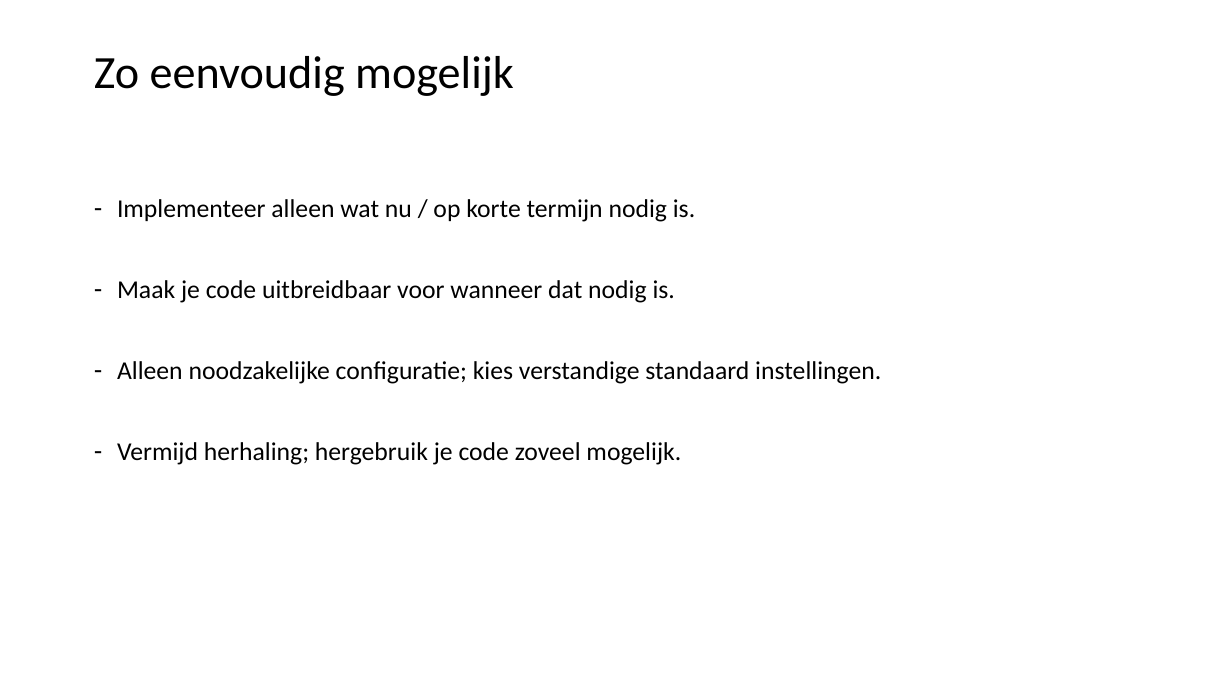
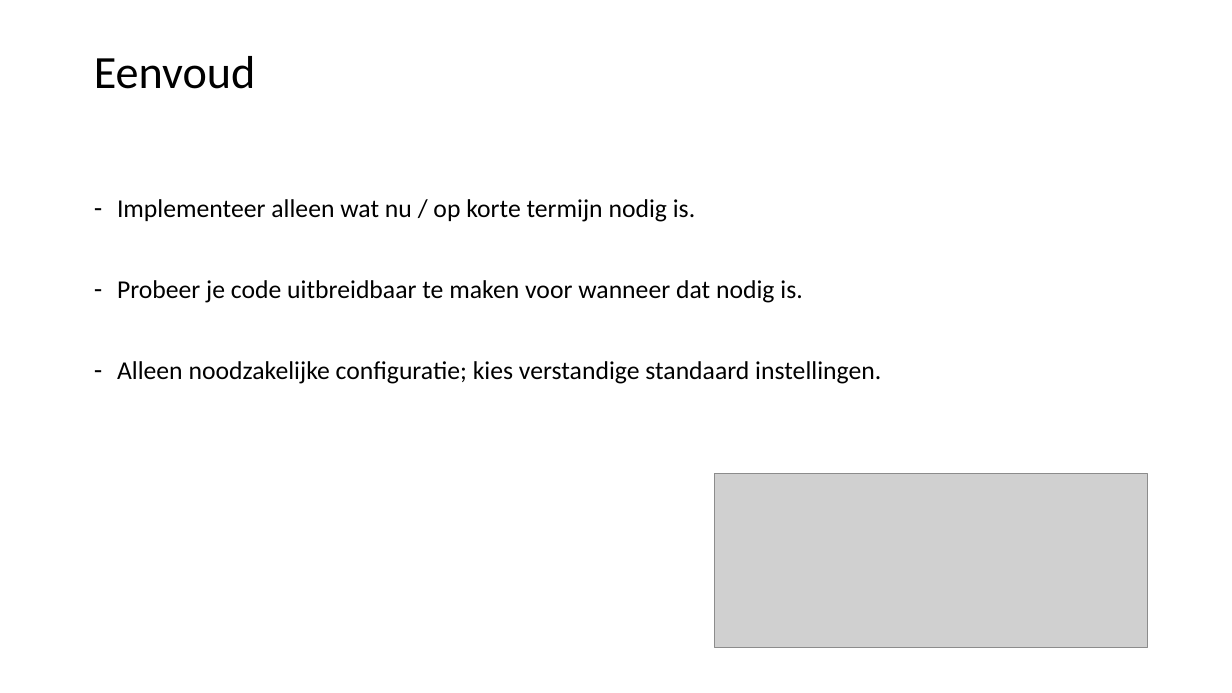
Before and after one commit to LFKoning/knowledge-sharing, a slide deck: slide 15 of python_trainees/2_production_code/python_traineeship_2.pptx (slide 12 before the commit). Drawn at 1232x693 pixels with LibreOffice and Linux fonts; fonts in the diff are those of the drawing; grey boxes stand for pictures. Boxes give left, top, right and bottom in pixels: in the first picture for what was removed or moved away, otherwise in the second. Text is boxed around its words. In the diff, an @@ line names an element or a change of style, - is before the commit and + after.

```diff
--- a/python_trainees/2_production_code/python_traineeship_2.pptx
+++ b/python_trainees/2_production_code/python_traineeship_2.pptx
@@ title at box(94, 56, 256, 89): text changed @@
-Zo eenvoudig mogelijk
+Eenvoud
@@ text at box(117, 280, 802, 303): text changed @@
-– Maak je code uitbreidbaar voor wanneer dat nodig is.
+– Probeer je code uitbreidbaar te maken voor wanneer dat nodig is.
@@ text at box(117, 442, 681, 465): paragraph removed @@
-– Vermijd herhaling; hergebruik je code zoveel mogelijk.
@@ picture added at box(715, 474, 1148, 649) @@
```
Also in this commit, not shown: 25 other slides changed, 5 slides added, 3 slides removed, 15 other files.
